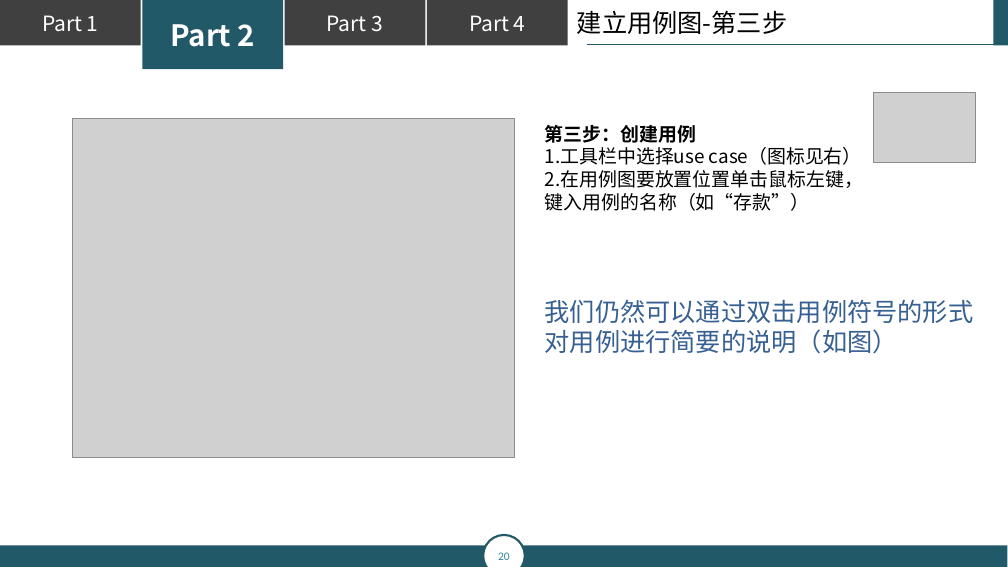
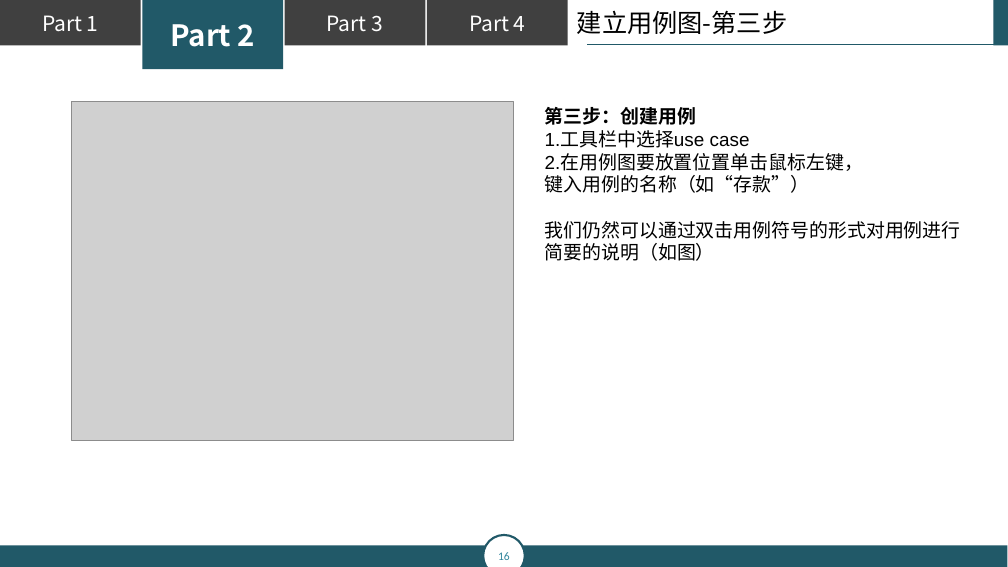
Before and after one commit to popopoi/PRD2018-G07, a slide deck: slide 16 of 翻转课堂PPT/PRD2018-G07-第五周翻转课堂PPT.pptx (slide 20 before the commit). Drawn at 1008x567 pixels with LibreOffice and Linux fonts; fonts in the diff are those of the drawing; grey boxes stand for pictures. Boxes give left, top, right and bottom in pixels: in the first picture for what was removed or moved away, otherwise in the second. Text is boxed around its words. In the diff, an @@ line names an element or a change of style, - is before the commit and + after.

```diff
--- a/翻转课堂PPT/PRD2018-G07-第五周翻转课堂PPT.pptx
+++ b/翻转课堂PPT/PRD2018-G07-第五周翻转课堂PPT.pptx
@@ picture: place and size @@
-picture at bbox=[73, 119, 514, 458]
+picture at bbox=[72, 101, 513, 441]
@@ text "第三步：创建用例": place and size @@
-text "第三步：创建用例" at bbox=[545, 125, 974, 354]
+text "第三步：创建用例" at bbox=[545, 107, 961, 261]
@@ text at bbox=[545, 107, 863, 193]: font Noto Sans CJK SC to Arial in "第三步：创建用例", "2.在用例图要放置位置单击鼠标左键，", "键入用例的名称（如“存款”）" @@
@@ picture removed at bbox=[873, 93, 975, 163] @@
@@ text at bbox=[545, 131, 750, 148]: text changed; font Noto Sans CJK SC to Arial @@
-1.工具栏中选择use case（图标见右）
+1.工具栏中选择use case
@@ text at bbox=[545, 221, 961, 261]: text changed; size 24 to 18 pt; font Noto Sans CJK SC to Arial; text colour #376092 to #000000 @@
-我们仍然可以通过双击用例符号的形式
-对用例进行简要的说明（如图）
+我们仍然可以通过双击用例符号的形式对用例进行
+简要的说明（如图）
@@ page number at bbox=[498, 552, 510, 560]: text changed @@
-20
+16
```
Also in this commit, not shown: 35 other slides changed, 15 slides removed.
